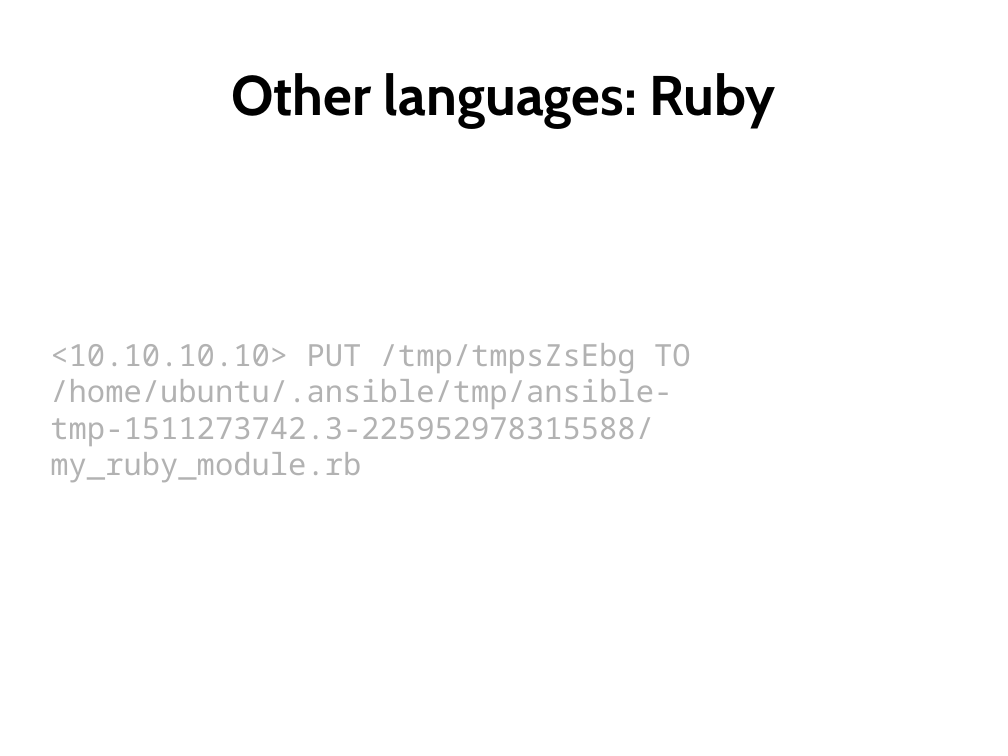
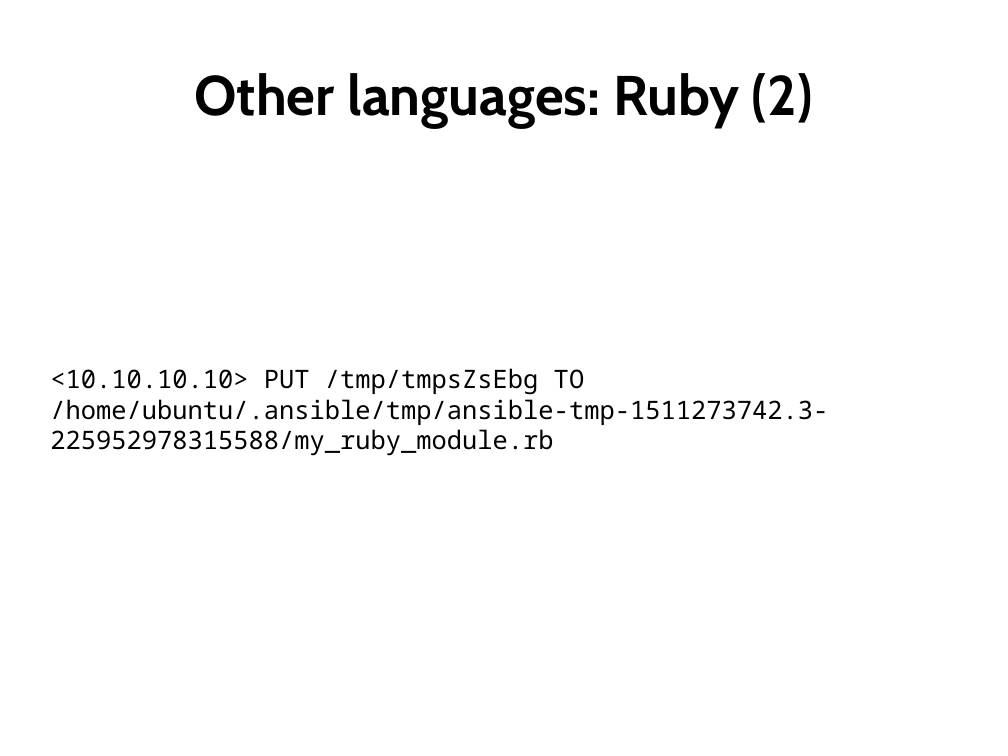
Before and after one commit to lipanski/ansible-custom-modules-demo, a slide deck: slide 18 of slides/custom-modules.odp (slide 17 before the commit). Drawn at 1008x756 pixels with LibreOffice and Linux fonts; fonts in the diff are those of the drawing. Boxes give left, top, right and bottom in pixels: in the first picture for what was removed or moved away, otherwise in the second. Text is boxed around its words. In the diff, an @@ line names an element or a change of style, - is before the commit and + after.

Commit message:
Ruby example

```diff
--- a/slides/custom-modules.odp
+++ b/slides/custom-modules.odp
@@ title at box(195, 73, 813, 128): text changed @@
-Other languages: Ruby
+Other languages: Ruby (2)
@@ text "<10.10.10.10> PUT /tmp/tmpsZsEbg TO /home/ubuntu/.ansible/tm ..." at box(50, 368, 828, 456): size 24 to 20 pt, text colour #B2B2B2 to #000000 @@
```
Also in this commit, not shown: 3 other slides changed, 1 slide added, 2 other files.
